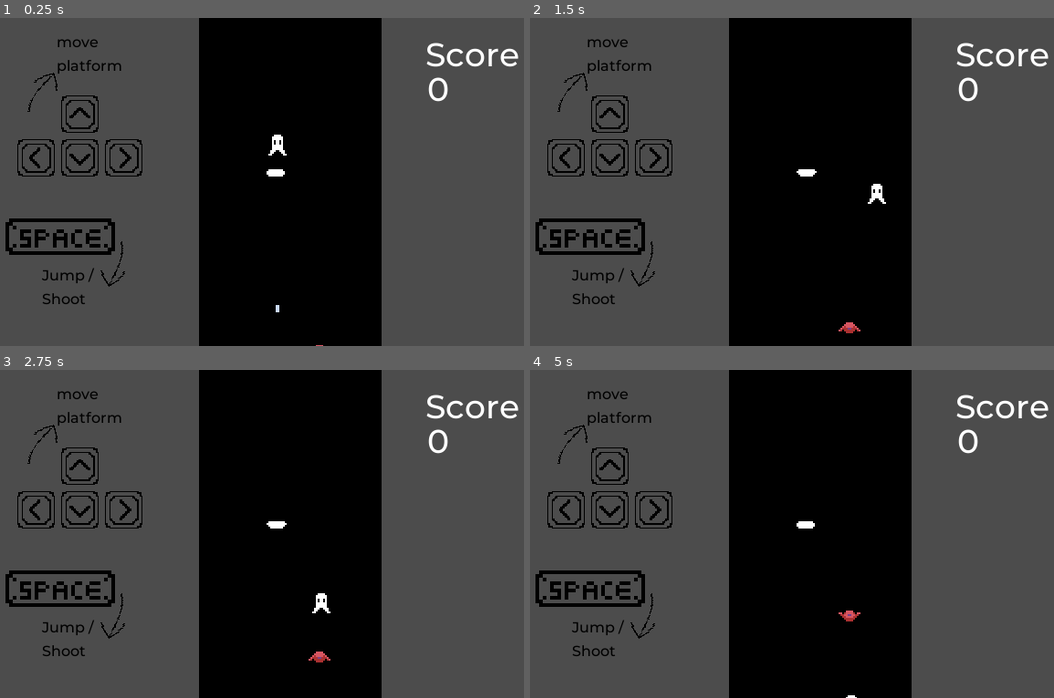
Above: before the commit, frames 1-4 (two rows, left to right).
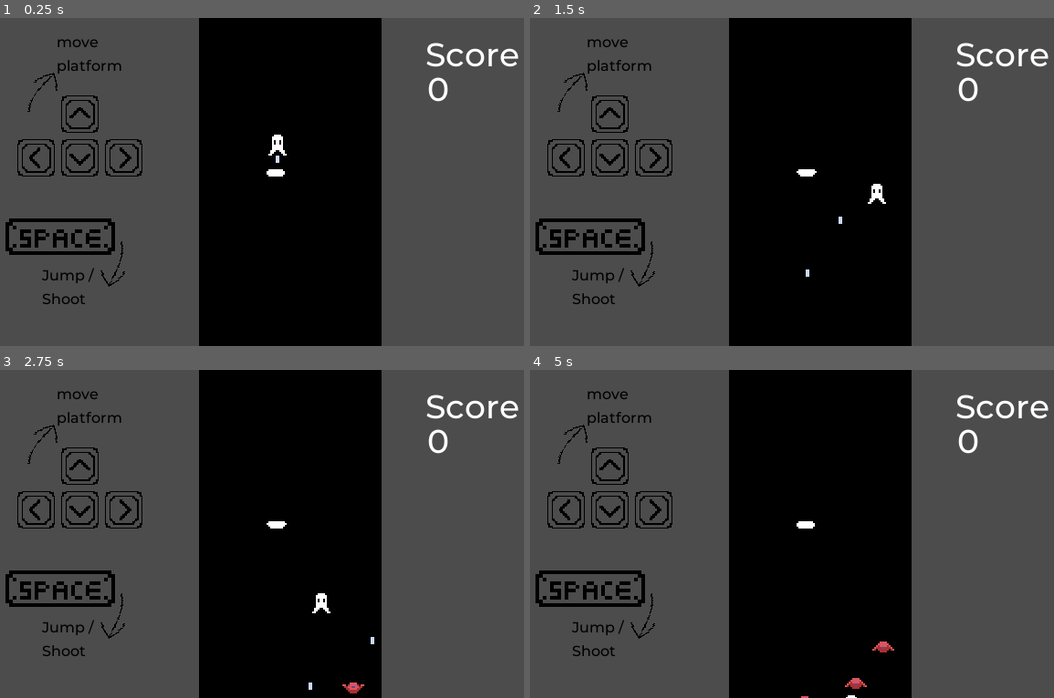
Above: after the commit, the same moments.

Repository: inddrrr/astral-tower
Game: Godot game, scene res://Scenes/World.tscn
Same seed, same stepped clock (60 frames per second), same inputs: the game is played once before the commit and once after it.
Inputs:
- Up to frame 1 (0.25 s): no input
- Up to frame 2 (1.5 s): hold D (move_right) from 0.53 s (still down); tap Space (jump) at 0.77 s
- Up to frame 3 (2.75 s): tap Space (jump) at 1.52 s; release D (move_right) at 2.03 s; hold A (move_left) from 2.03 s (still down)
- Up to frame 4 (5 s): release A (move_left) at 2.78 s; hold D (move_right) 2.78-4.28 s; tap Space (jump) at 3.02, 3.77, 4.52 s; hold A (move_left) from 4.28 s (still down)

The runs differ from the first frame. In frame 1, less than 0.1% of the frame differs, in the area x 52-62%, y 41-100%; in frame 2, 0.1%; in frame 3, 0.2%; in frame 4, 0.3%, in the area x 51-70%, y 73-100%.

Commit message:
Add Enemy_Spawner

Diff:
--- a/Astral Tower/Scenes/Enemy.tscn
+++ b/Astral Tower/Scenes/Enemy.tscn
@@ -20,7 +20,7 @@
 } ]
 
 [sub_resource type="RectangleShape2D" id=4]
-extents = Vector2( 3, 3 )
+extents = Vector2( 4, 3 )
 
 [node name="Enemy" type="Area2D"]
 script = ExtResource( 2 )
--- a/Astral Tower/Scenes/World.tscn
+++ b/Astral Tower/Scenes/World.tscn
@@ -2,13 +2,17 @@
 
 [ext_resource path="res://Scenes/Player.tscn" type="PackedScene" id=1]
 [ext_resource path="res://Scenes/Platform.tscn" type="PackedScene" id=2]
-[ext_resource path="res://Scenes/Enemy.tscn" type="PackedScene" id=3]
 [ext_resource path="res://Scenes/Score.tscn" type="PackedScene" id=4]
 [ext_resource path="res://Scripts/World.gd" type="Script" id=7]
 [ext_resource path="res://Scenes/Tutorial.tscn" type="PackedScene" id=8]
 
 [sub_resource type="RectangleShape2D" id=1]
 extents = Vector2( 1.75, 111 )
+
+[sub_resource type="Curve2D" id=2]
+_data = {
+"points": PoolVector2Array( 0, 0, 0, 0, 124, 192, 0, 0, 0, 0, 195, 192 )
+}
 
 [node name="World" type="Node2D"]
 script = ExtResource( 7 )
@@ -37,7 +41,14 @@
 position = Vector2( 210, 90 )
 shape = SubResource( 1 )
 
-[node name="Enemy" parent="." instance=ExtResource( 3 )]
-position = Vector2( 176, 185 )
+[node name="Tutorial" parent="." instance=ExtResource( 8 )]
 
-[node name="Tutorial" parent="." instance=ExtResource( 8 )]
+[node name="EnemySpawner" type="Path2D" parent="."]
+curve = SubResource( 2 )
+
+[node name="EnemySpawnLocation" type="PathFollow2D" parent="EnemySpawner"]
+position = Vector2( 124, 192 )
+
+[node name="EnemySpawnTimer" type="Timer" parent="."]
+
+[connection signal="timeout" from="EnemySpawnTimer" to="." method="_on_EnemySpawnTimer_timeout"]
--- a/Astral Tower/Scripts/Bullet.gd
+++ b/Astral Tower/Scripts/Bullet.gd
@@ -1,6 +1,6 @@
 extends Area2D
 
-export(int) var speed = 400
+export(int) var speed = 50
 onready var screen_size = OS.get_screen_size()
 
 
--- a/Astral Tower/Scripts/Player.gd
+++ b/Astral Tower/Scripts/Player.gd
@@ -2,7 +2,7 @@
 
 export(int) var gravity = 25
 export(int) var speed = 40
-export(int) var interval = 0.5
+export(int) var interval = 1
 
 onready var BULLET = preload("res://Scenes/Bullet.tscn")
 onready var shoot_timer = $Timer
--- a/Astral Tower/Scripts/World.gd
+++ b/Astral Tower/Scripts/World.gd
@@ -1,4 +1,20 @@
 extends Node2D
+var enemy_scene = preload("res://Scenes/Enemy.tscn")
 
 func _ready():
-	$Enemy.connect("enemy_defeated", $Score/ScoreValue, "_on_enemy_killed")
+
+	enemy_scene.connect("enemy_defeated", $Score/ScoreValue, "_on_enemy_killed")
+
+	randomize()
+
+	$EnemySpawnTimer.start()
+
+func _on_EnemySpawnTimer_timeout():
+	var enemy = enemy_scene.instance()
+
+	var enemy_spawn_location = get_node("EnemySpawner/EnemySpawnLocation")
+	enemy_spawn_location.offset = randi()
+
+	enemy.position = enemy_spawn_location.position
+
+	add_child(enemy)
